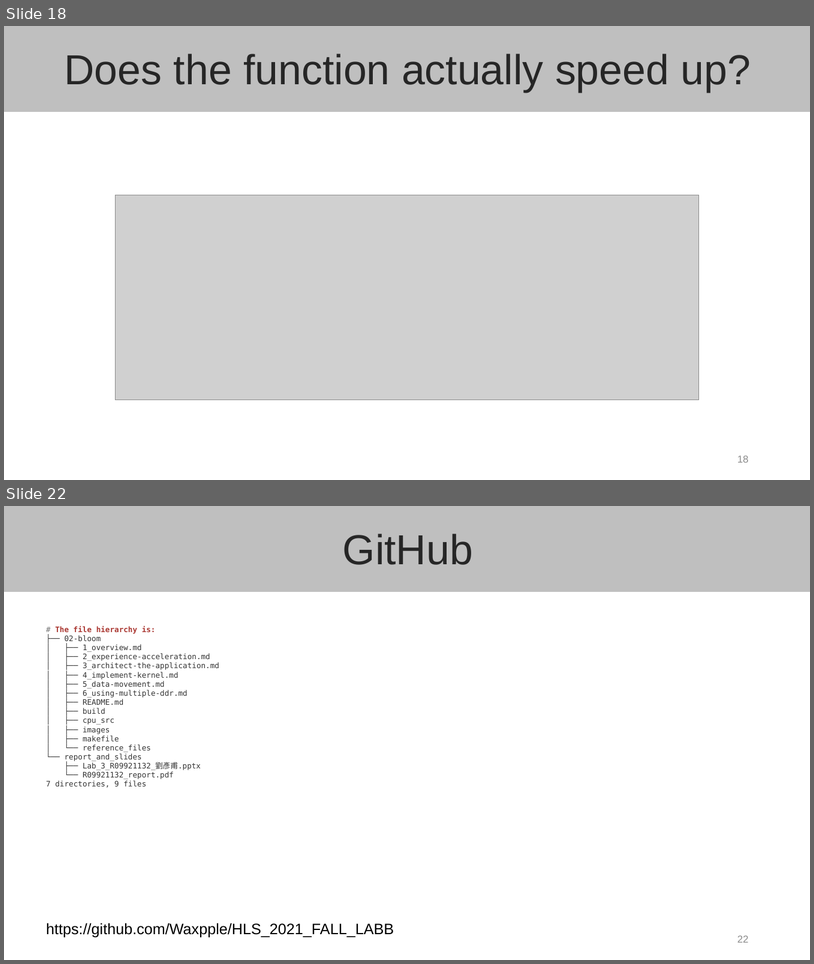
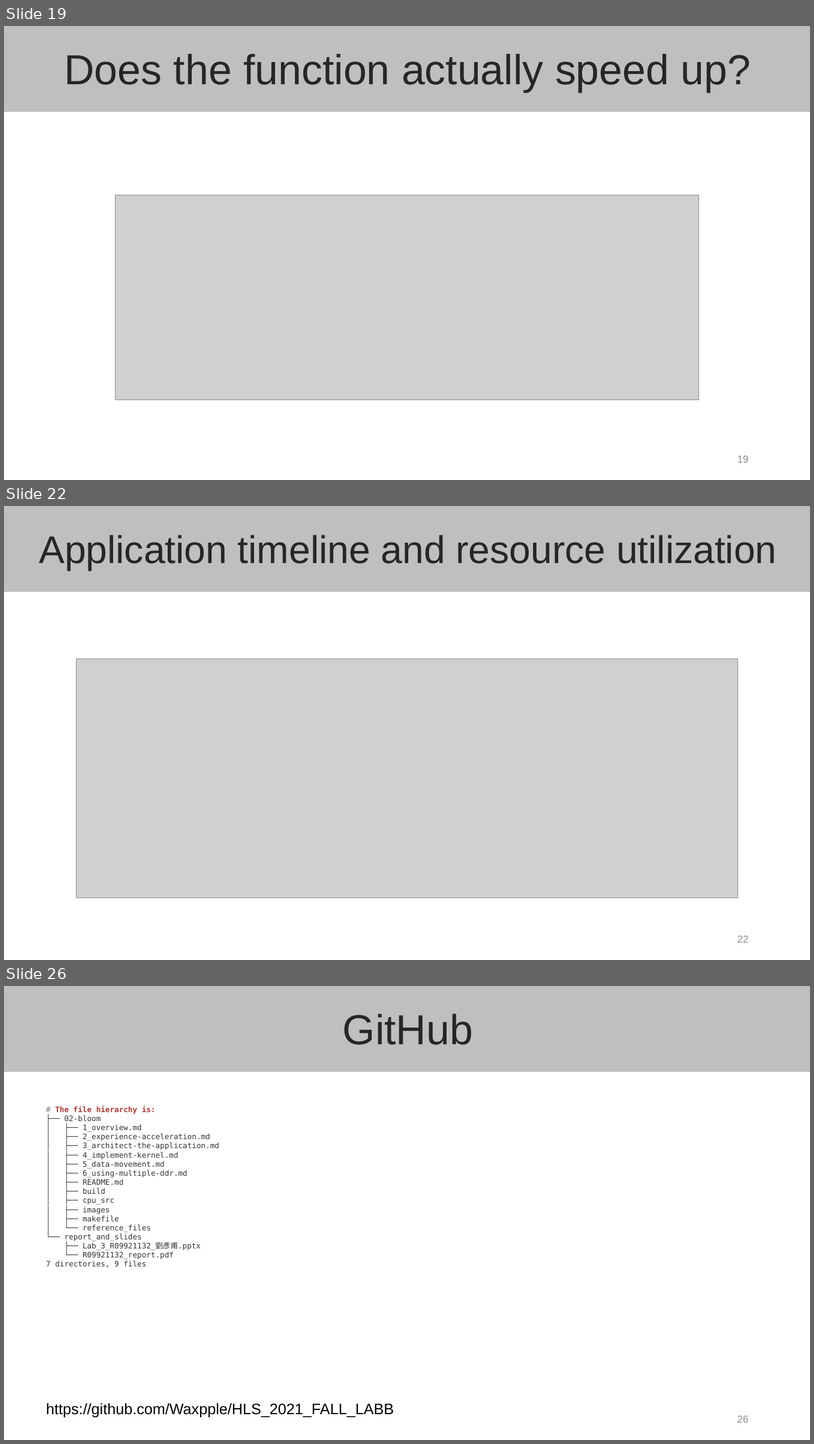
Before and after one commit to Waxpple/HLS_2021_FALL_LABB, a slide deck: report_and_slides/Lab_B_R09921132_劉彥甫.pptx. Shown one above the other, each under a label of ours: slides 18 and 22 before the commit, slides 19, 22 and 26 after it; the slides between them are not shown. The pictures are 814x964 and 814x1444 pixels, drawn with LibreOffice and Linux fonts; fonts in the diff are those of the drawing; grey boxes stand for pictures. Boxes give left, top, right and bottom in pixels: in the first picture for what was removed or moved away, otherwise in the second. Text is boxed around its words. In the diff, an @@ line names an element or a change of style, - is before the commit and + after.

```diff
--- a/report_and_slides/Lab_B_R09921132_劉彥甫.pptx
+++ b/report_and_slides/Lab_B_R09921132_劉彥甫.pptx
@@ slide 22 added at [4,506,810,960], background #FFFFFF; not listed: 1 template element that a slide beside it also shows @@
@@ text added at [39,535,777,571], 45.9 pt, text #262626 @@
+Application timeline and resource utilization
@@ picture added at [76,658,738,897] @@
@@ page number added at [738,935,749,942], 12 pt, text #8C8C8C @@
+22
@@ what was slide 18 is now slide 19 @@
@@ what was slide 22 is now slide 26 @@
@@ page number at [738,1415,749,1422]: text changed @@
-22
+26
```
Also in this commit, not shown: 4 slides changed, 3 other slides added, 5 other files.
